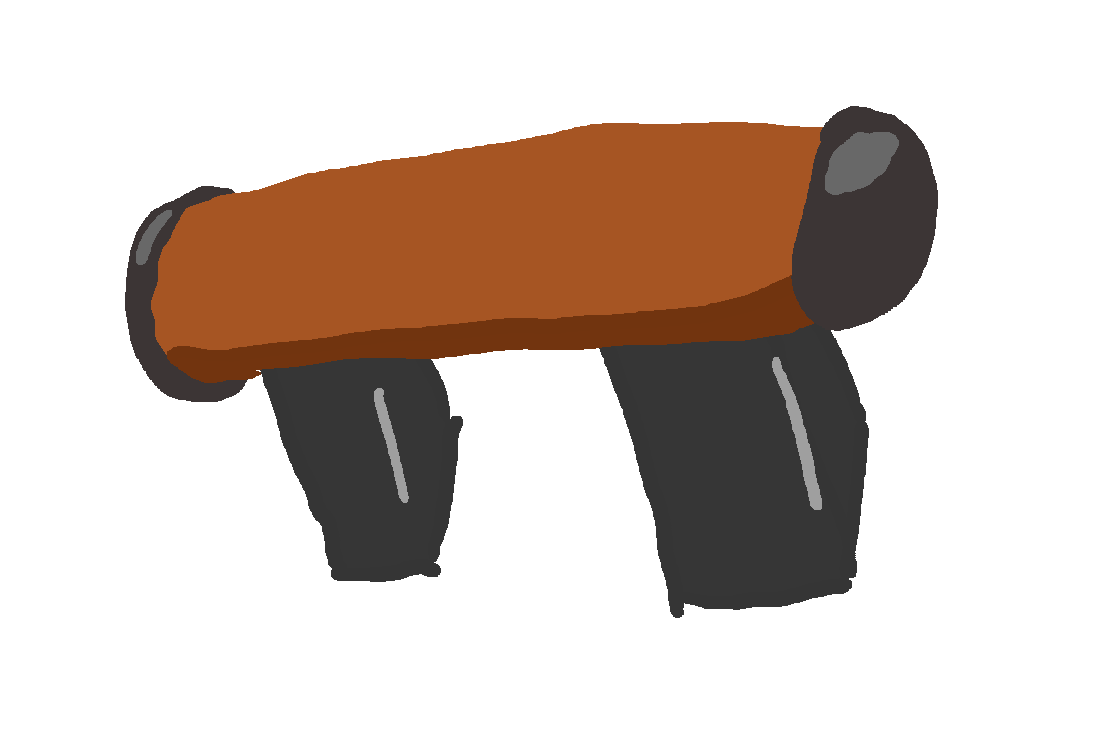
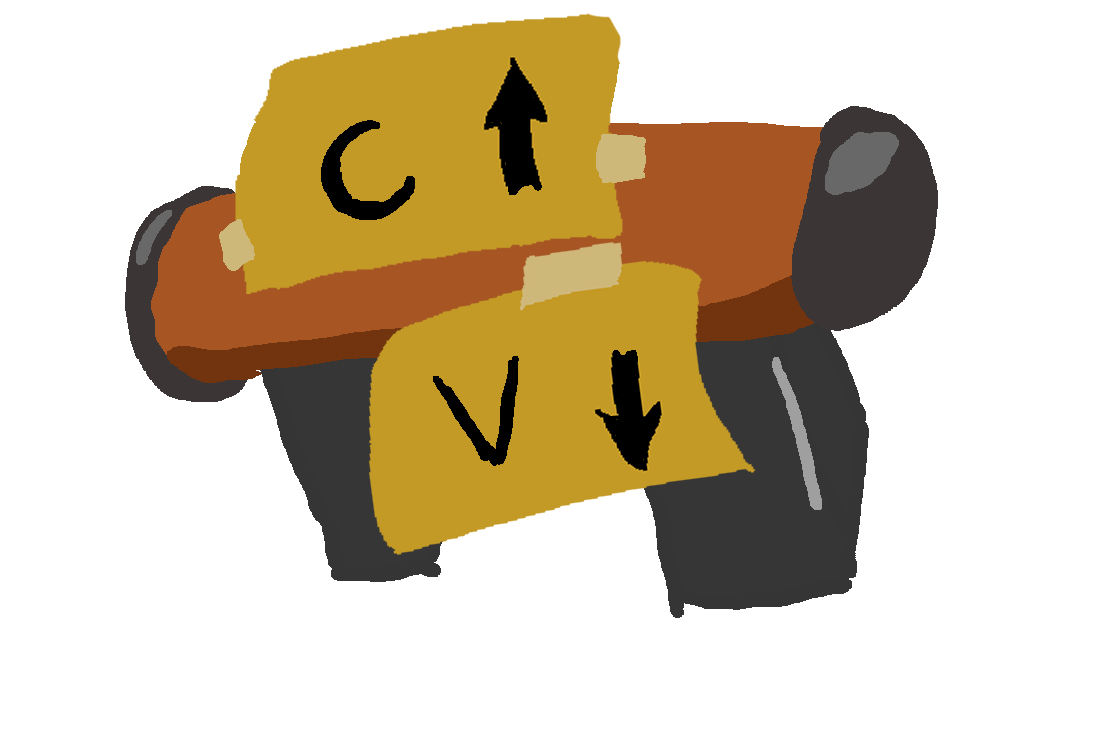
The second 1104×752 image is a revision of the first. Changes to its layers:
added layer "Layer 17" above "Layer 16" over [219, 13, 646, 512]
added layer "Layer 16" above "Layer 14" over [265, 111, 756, 555]
